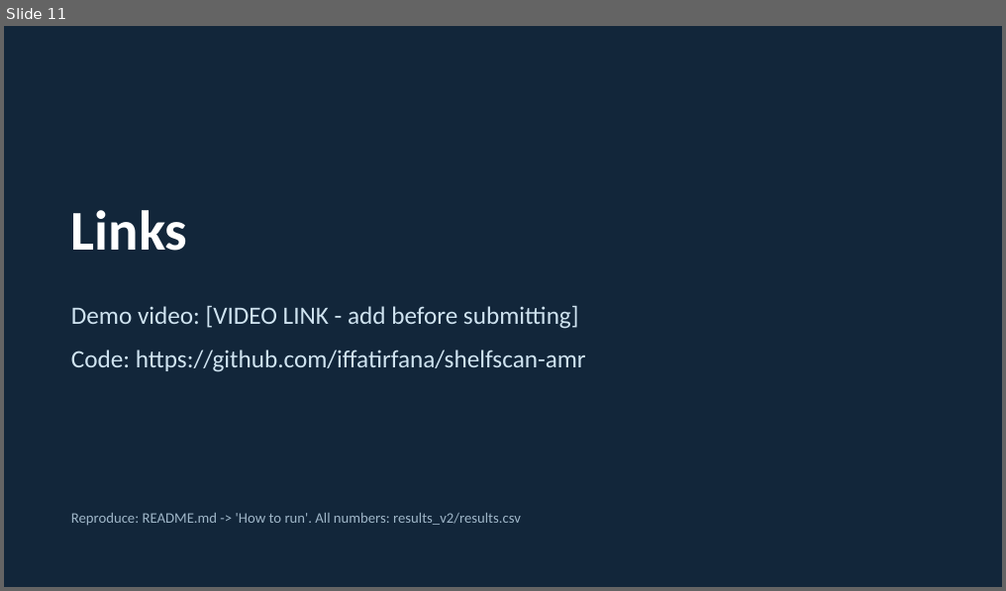
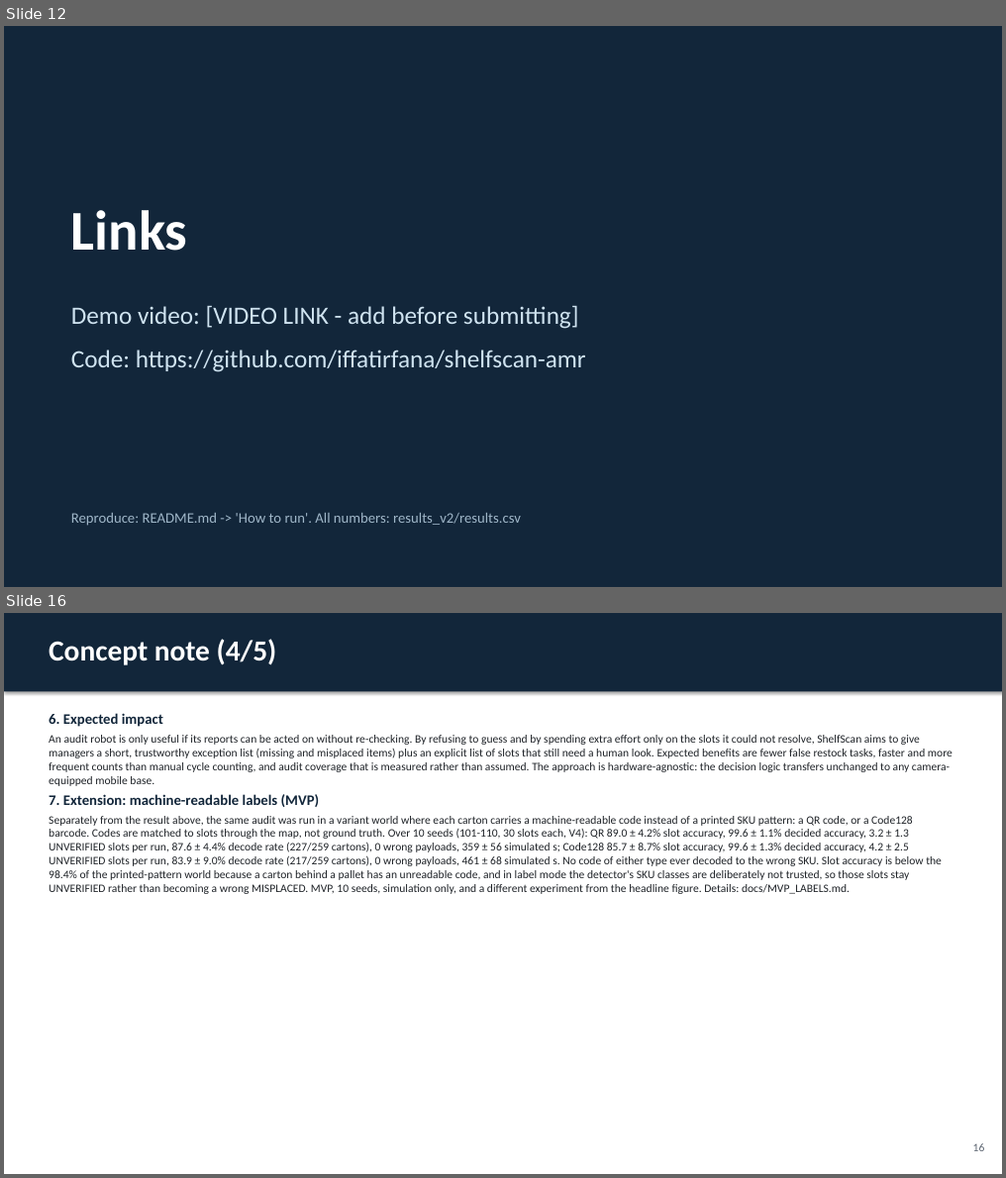
Before and after one commit to iffatirfana/shelfscan-amr, a slide deck: docs/ShelfScan_deck.pptx. Shown one above the other, each under a label of ours: slide 11 before the commit, slides 12 and 16 after it; the slides between them are not shown. The pictures are 1006x591 and 1006x1178 pixels, drawn with LibreOffice and Linux fonts; fonts in the diff are those of the drawing. Boxes give left, top, right and bottom in pixels: in the first picture for what was removed or moved away, otherwise in the second. Text is boxed around its words. In the diff, an @@ line names an element or a change of style, - is before the commit and + after.

```diff
--- a/docs/ShelfScan_deck.pptx
+++ b/docs/ShelfScan_deck.pptx
@@ slide 16 added at (4, 613, 1002, 1174), background #FFFFFF @@
@@ rectangle added at (4, 613, 1002, 691), fill #12263A @@
@@ text added at (49, 639, 277, 665), 28 pt, text #FFFFFF, bold @@
+Concept note (4/5)
@@ text added at (49, 713, 952, 894), 11 pt, text #1F2328 @@
+6. Expected impact
+An audit robot is only useful if its reports can be acted on without re-checking. By refusing to guess and by spending extra effort only on the slots it could not resolve, ShelfScan aims to give managers a short, trustworthy exception list (missing and misplaced items) plus an explicit list of slots that still need a human look. Expected benefits are fewer false restock tasks, faster and more frequent counts than manual cycle counting, and audit coverage that is measured rather than assumed. The approach is hardware-agnostic: the decision logic transfers unchanged to any camera-equipped mobile base.
+7. Extension: machine-readable labels (MVP)
+Separately from the result above, the same audit was run in a variant world where each carton carries a machine-readable code instead of a printed SKU pattern: a QR code, or a Code128 barcode. Codes are matched to slots through the map, not ground truth. Over 10 seeds (101-110, 30 slots each, V4): QR 89.0 ± 4.2% slot accuracy, 99.6 ± 1.1% decided accuracy, 3.2 ± 1.3 UNVERIFIED slots per run, 87.6 ± 4.4% decode rate (227/259 cartons), 0 wrong payloads, 359 ± 56 simulated s; Code128 85.7 ± 8.7% slot accuracy, 99.6 ± 1.3% decided accuracy, 4.2 ± 2.5 UNVERIFIED slots per run, 83.9 ± 9.0% decode rate (217/259 cartons), 0 wrong payloads, 461 ± 68 simulated s. No code of either type ever decoded to the wrong SKU. Slot accuracy is below the 98.4% of the printed-pattern world because a carton behind a pallet has an unreadable code, and in label mode the detector's SKU classes are deliberately not trusted, so those slots stay UNVERIFIED rather than becoming a wrong MISPLACED. MVP, 10 seeds, simulation only, and a different experiment from the headline figure. Details: docs/MVP_LABELS.md.
@@ text added at (973, 1144, 985, 1152), 11 pt, text #5B6470 @@
+16
@@ what was slide 11 is now slide 12 @@
```
Also in this commit, not shown: 6 slides changed, 1 other slide added, 27 other files.
